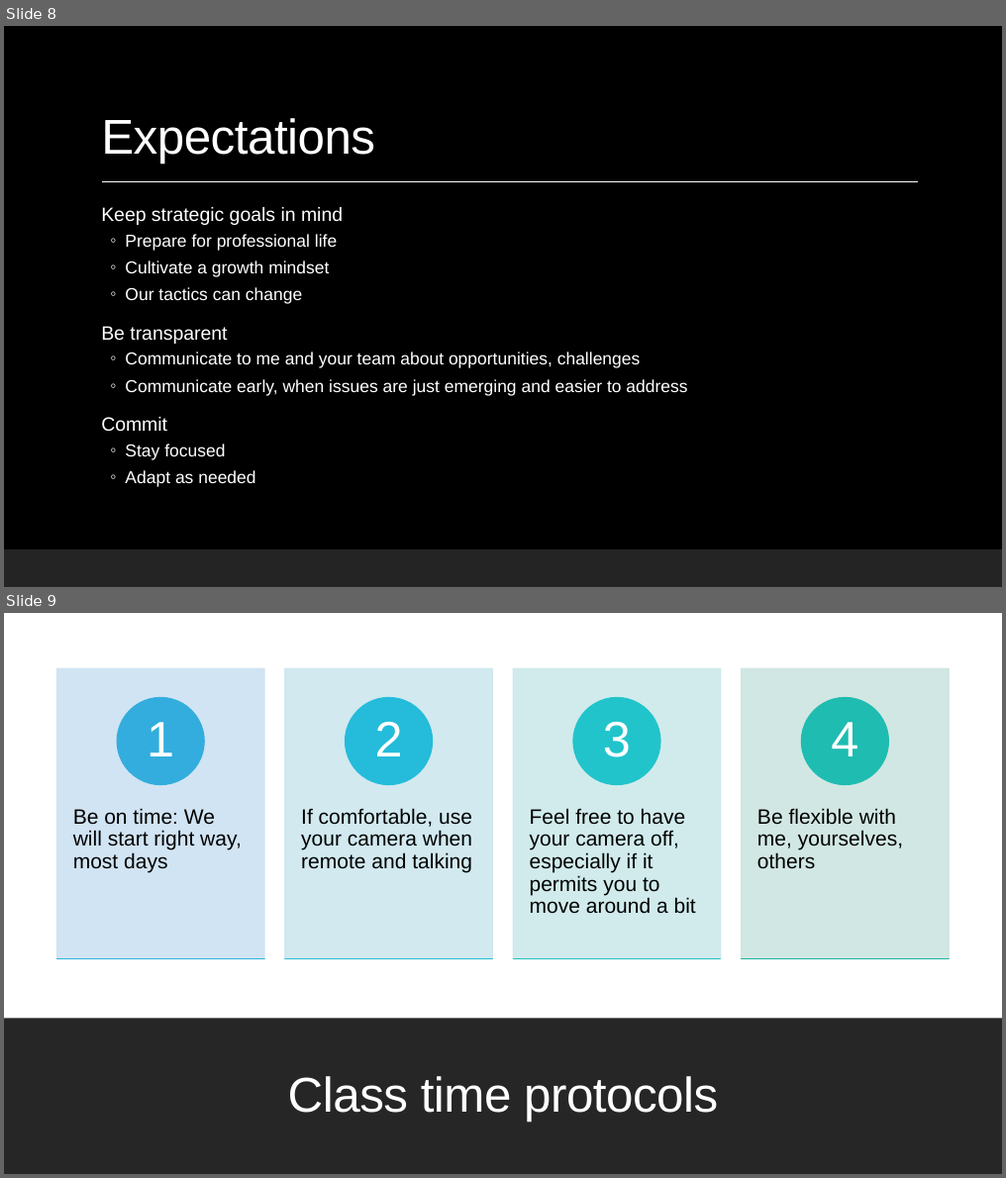
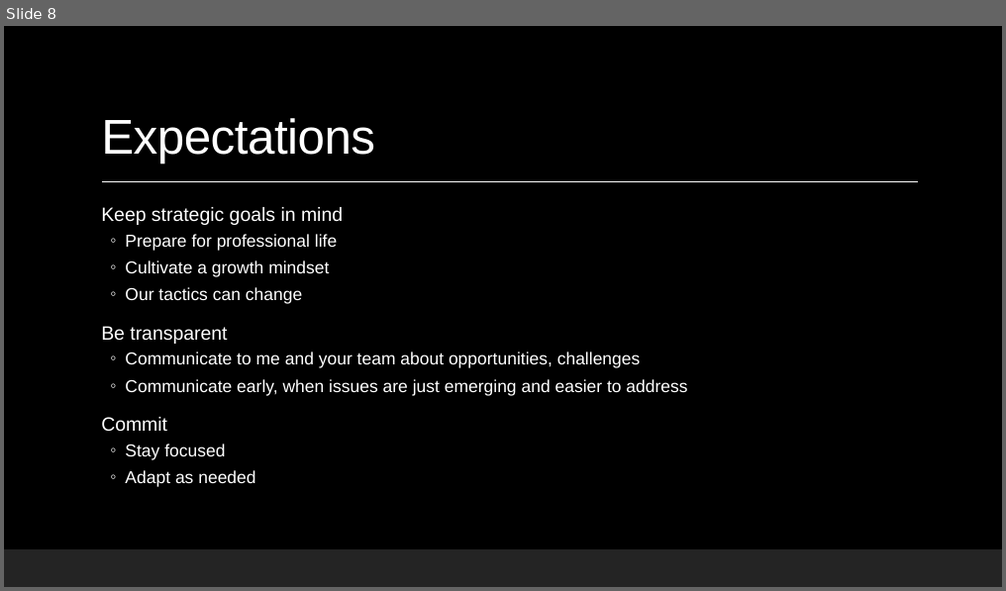
Before and after one commit to maherou/Teaching, a slide deck: files/CS373/IntroToCompSciResearch.pptx. Shown one above the other, each under a label of ours: slides 8 and 9 before the commit, slide 8 after it. The pictures are 1006x1178 and 1006x591 pixels, drawn with LibreOffice and Linux fonts; fonts in the diff are those of the drawing; background and template pictures are left out. Boxes give left, top, right and bottom in pixels: in the first picture for what was removed or moved away, otherwise in the second. Text is boxed around its words. In the diff, an @@ line names an element or a change of style, - is before the commit and + after.

```diff
--- a/files/CS373/IntroToCompSciResearch.pptx
+++ b/files/CS373/IntroToCompSciResearch.pptx
@@ slide 9 removed at [4,613,1002,1174], background #FFFFFF; not listed: 1 template element that a slide beside it also shows @@
@@ rectangle removed at [4,613,1002,1174] @@
@@ group removed at [57,668,948,959]: 8 rectangles, 8 texts, 4 ellipses @@
-Be on time: We will start right way, most days
-1
-If comfortable, use your camera when remote and talking
-2
-Feel free to have your camera off, especially if it permits you to move around a bit
-3
-Be flexible with me, yourselves, others
-4
@@ rectangle removed at [4,1019,1002,1174] @@
@@ title removed at [288,1076,718,1122] @@
-Class time protocols
```
Also in this commit, not shown: 2 slides changed, 3 other files.
